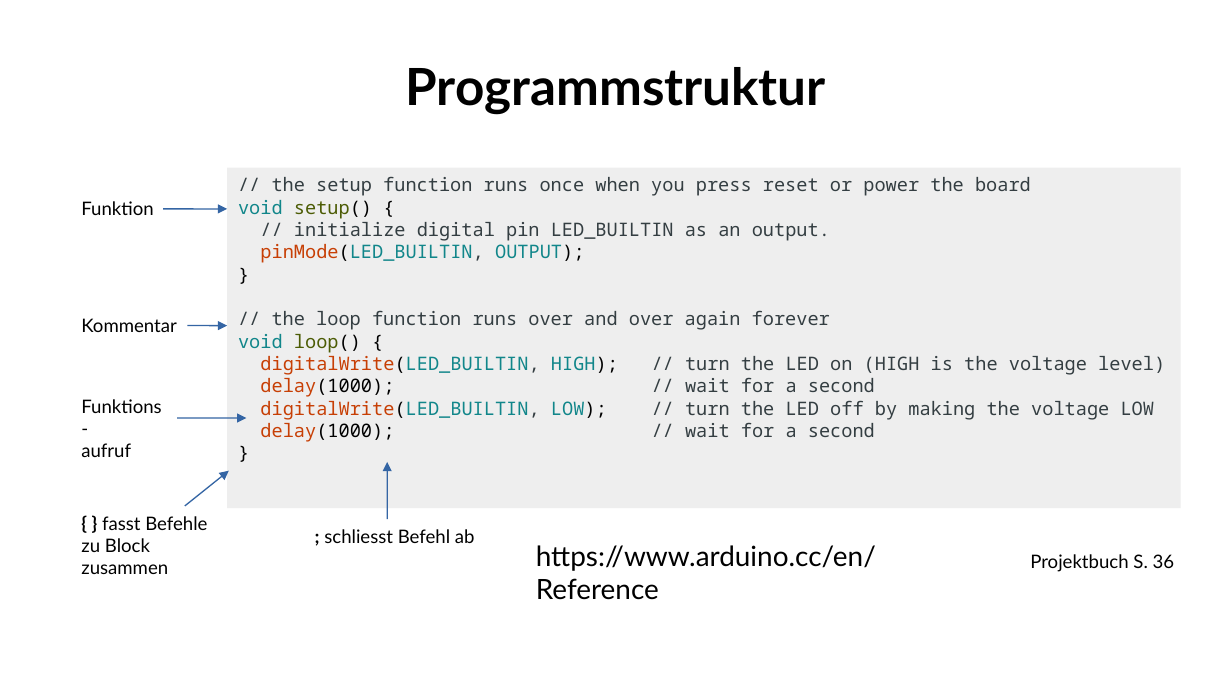
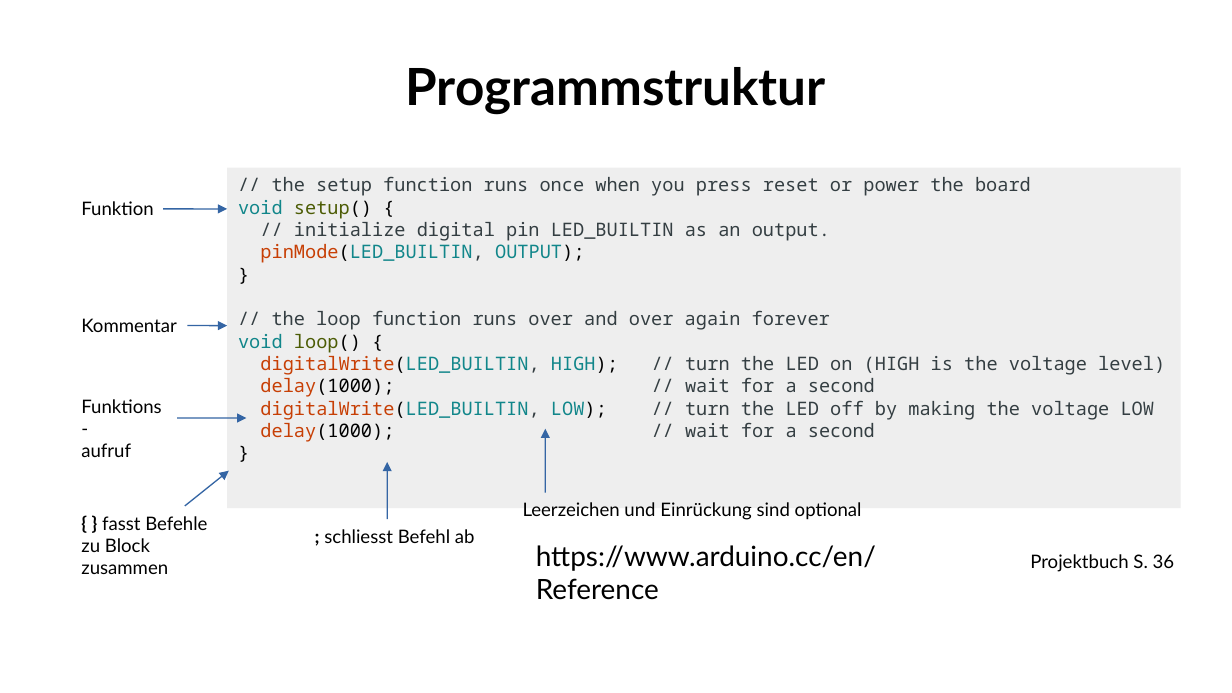
Before and after one commit to fablabwinti/workshop-arduino-1, a slide deck: slide 12 of ArduinoI.odp. Drawn at 1232x693 pixels with LibreOffice and Linux fonts; fonts in the diff are those of the drawing; background and template pictures are left out. Boxes give left, top, right and bottom in pixels: in the first picture for what was removed or moved away, otherwise in the second. Text is boxed around its words. In the diff, an @@ line names an element or a change of style, - is before the commit and + after.

Commit message:
Mention: - changing IDE language (slide 7) - spaces and indentation (slide 12) - orientation of electrolytic capacitors (slide 21).

```diff
--- a/ArduinoI.odp
+++ b/ArduinoI.odp
@@ arrow added from (546, 493) to (546, 429), #3465A4 0.85 pt @@
@@ text added at box(523, 502, 862, 520), 12 pt, text #000000 @@
+Leerzeichen und Einrückung sind optional
```
Also in this commit, not shown: 3 other slides changed.
